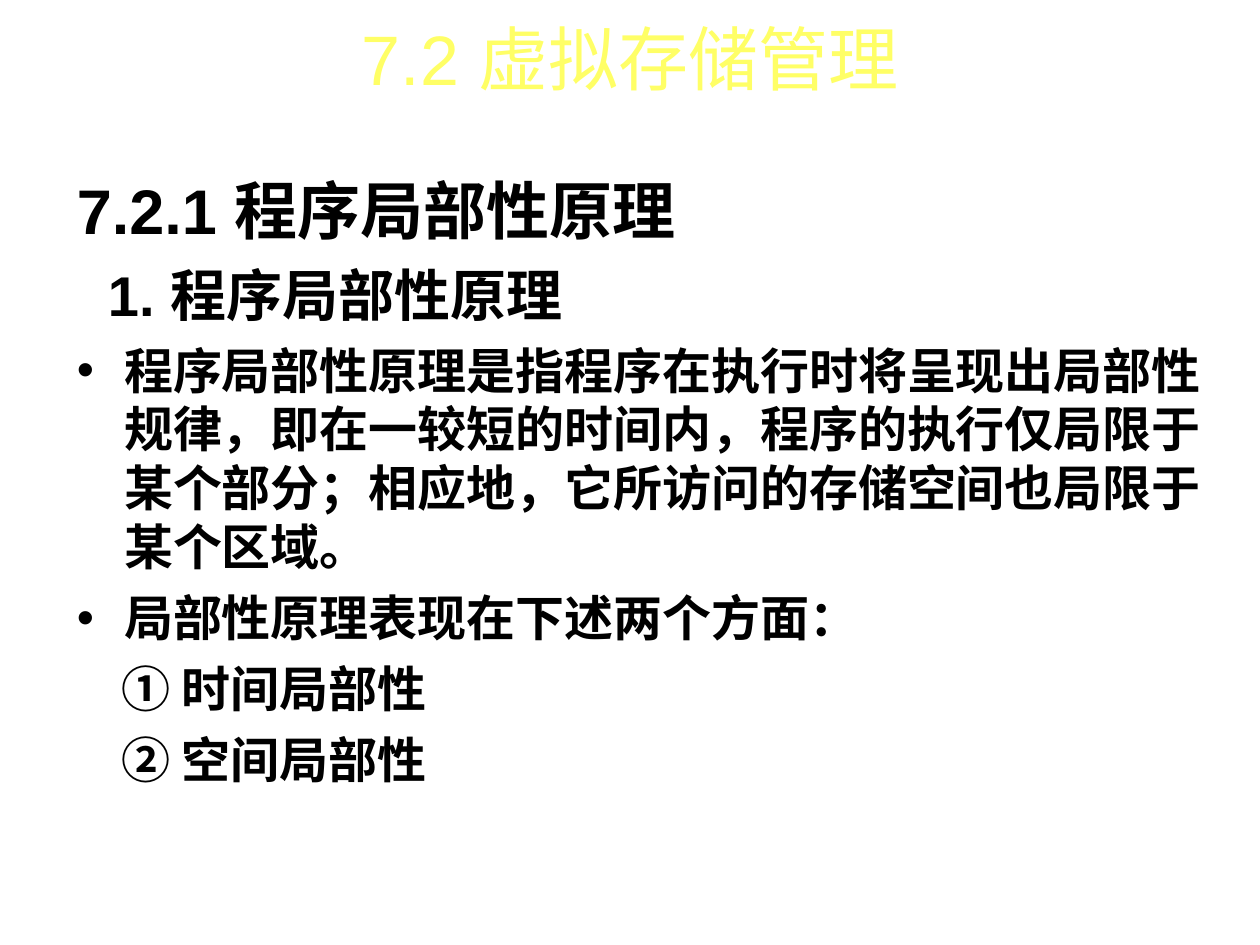
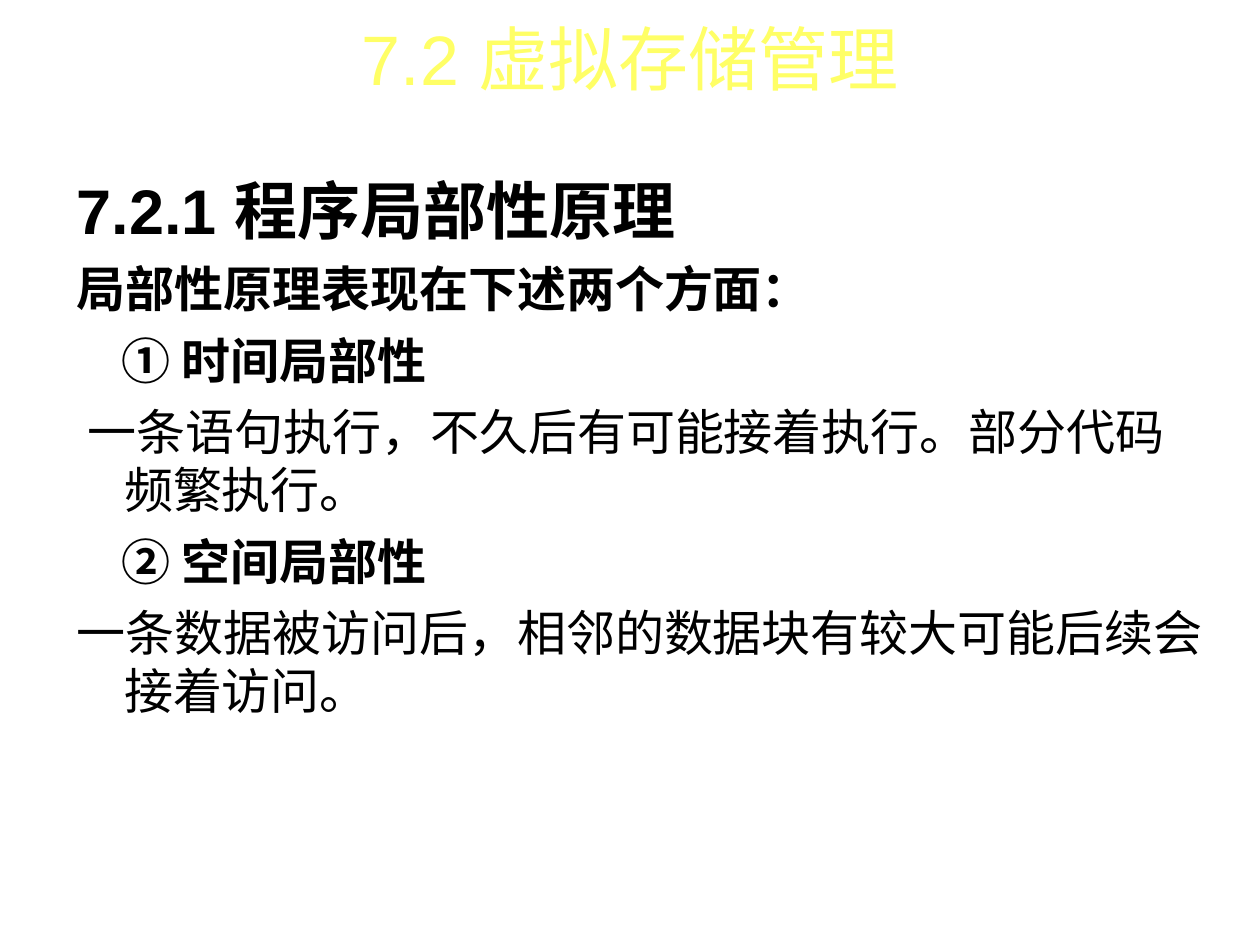
Before and after one commit to FourierAI/Operating-system, a slide deck: slide 10 of 操作系统-第7章.ppt (slide 13 before the commit). Drawn at 1260x945 pixels with LibreOffice and Linux fonts; fonts in the diff are those of the drawing; background and template pictures are left out. Boxes give left, top, right and bottom in pixels: in the first picture for what was removed or moved away, otherwise in the second. Text is boxed around its words. In the diff, an @@ line names an element or a change of style, - is before the commit and + after.

```diff
--- a/操作系统-第7章.ppt
+++ b/操作系统-第7章.ppt
@@ text at bbox=[77, 265, 811, 312]: bullet • to none @@
@@ text at bbox=[108, 268, 1201, 570]: paragraphs removed @@
-1. 程序局部性原理
-• 程序局部性原理是指程序在执行时将呈现出局部性规律，即在一较短的时间内，程序的执行仅局限于某个部分；相应地，它所访问的存储空间也局限于某个区域。
@@ text at bbox=[88, 408, 1165, 512]: paragraph added @@
+一条语句执行，不久后有可能接着执行。部分代码频繁执行。
@@ text at bbox=[77, 609, 1202, 713]: paragraph added @@
+一条数据被访问后，相邻的数据块有较大可能后续会接着访问。
```
Also in this commit, not shown: 24 other slides changed, 7 slides added, 27 slides removed, 4 other files.
